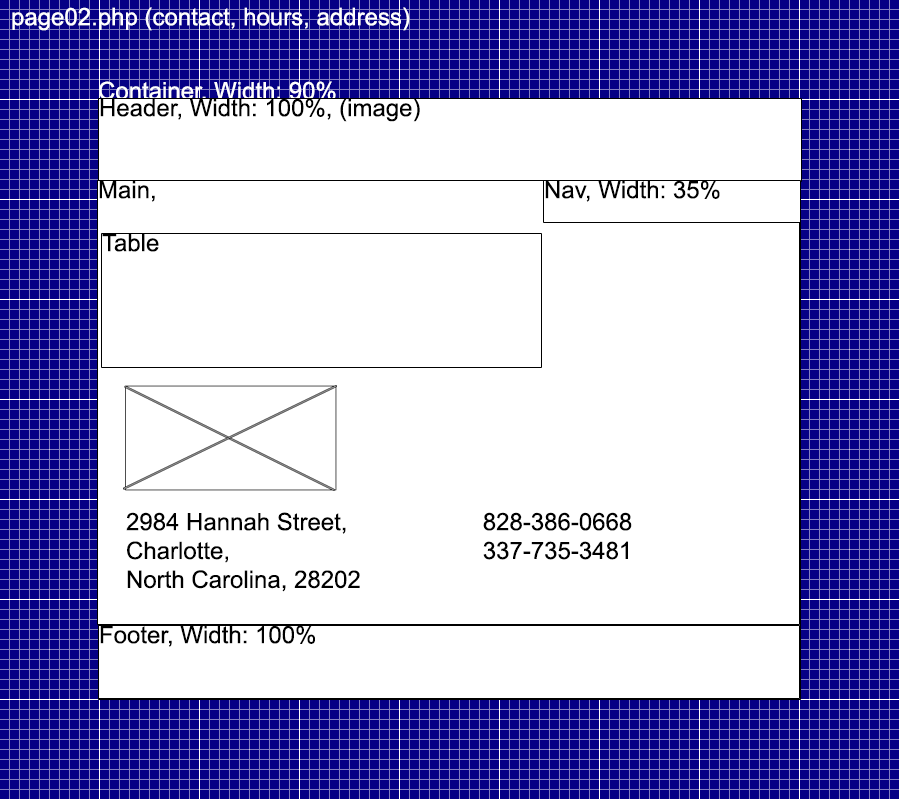
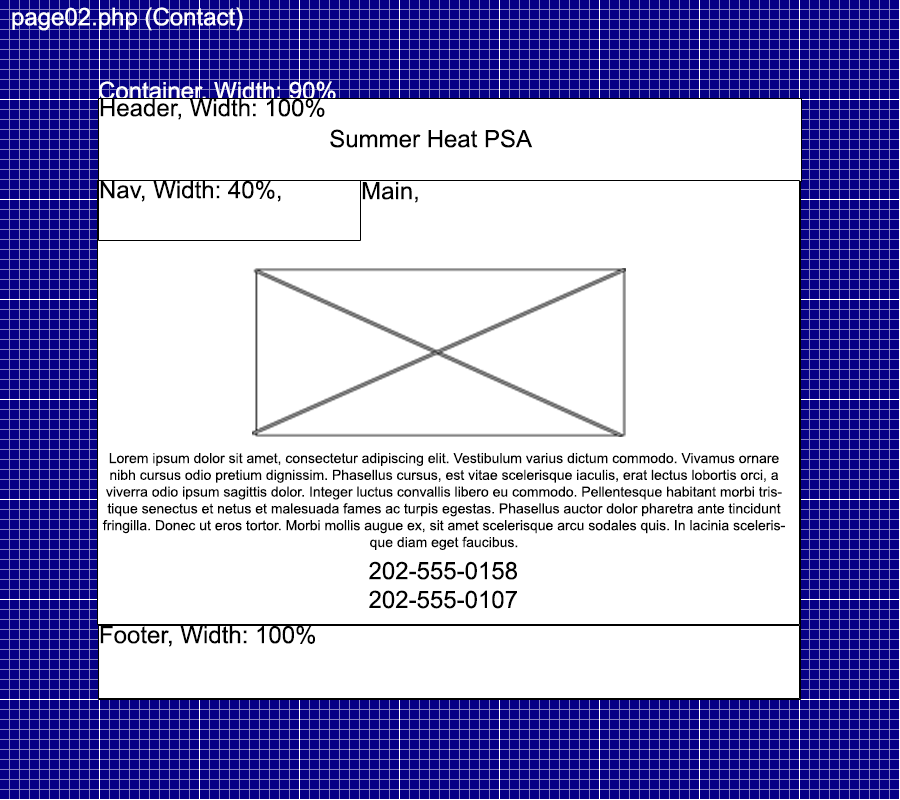
The second 900 x 800 image is a revision of the first. Changes to its layers:
added layer "202-555-0158 202-555-0107" above "Lorem ipsum dolor sit amet, consectetur adipiscing elit. Vestib" over (369, 561, 517, 609)
renamed "828-386-0668 337-735-3481" to "Lorem ipsum dolor sit amet, consectetur adipiscing elit. Vestib", painted on it over (102, 453, 785, 560)
removed layer "2984 Hannah Street, Charlotte, North Carolina, 28202" over (126, 512, 360, 592)
painted on "Figure" over (123, 268, 626, 491)
removed layer "Table" over (102, 234, 159, 252)
removed layer "Rectangle 1" over (102, 234, 541, 367)
removed layer "Nav, Width: 35%" over (545, 181, 720, 202)
added layer "Nav, Width: 40%," above "Nav" over (100, 181, 281, 202)
painted on "Nav" over (99, 181, 800, 240)
painted on "Main," over (99, 181, 418, 203)
added layer "Summer Heat PSA" above "Header, Width: 100%" over (330, 129, 533, 148)
renamed "Header, Width: 100%, (image)" to "Header, Width: 100%", painted on it over (327, 99, 420, 122)
renamed "page02.php (contact, hours, address)" to "page02.php (Contact)", painted on it over (153, 7, 410, 31)
